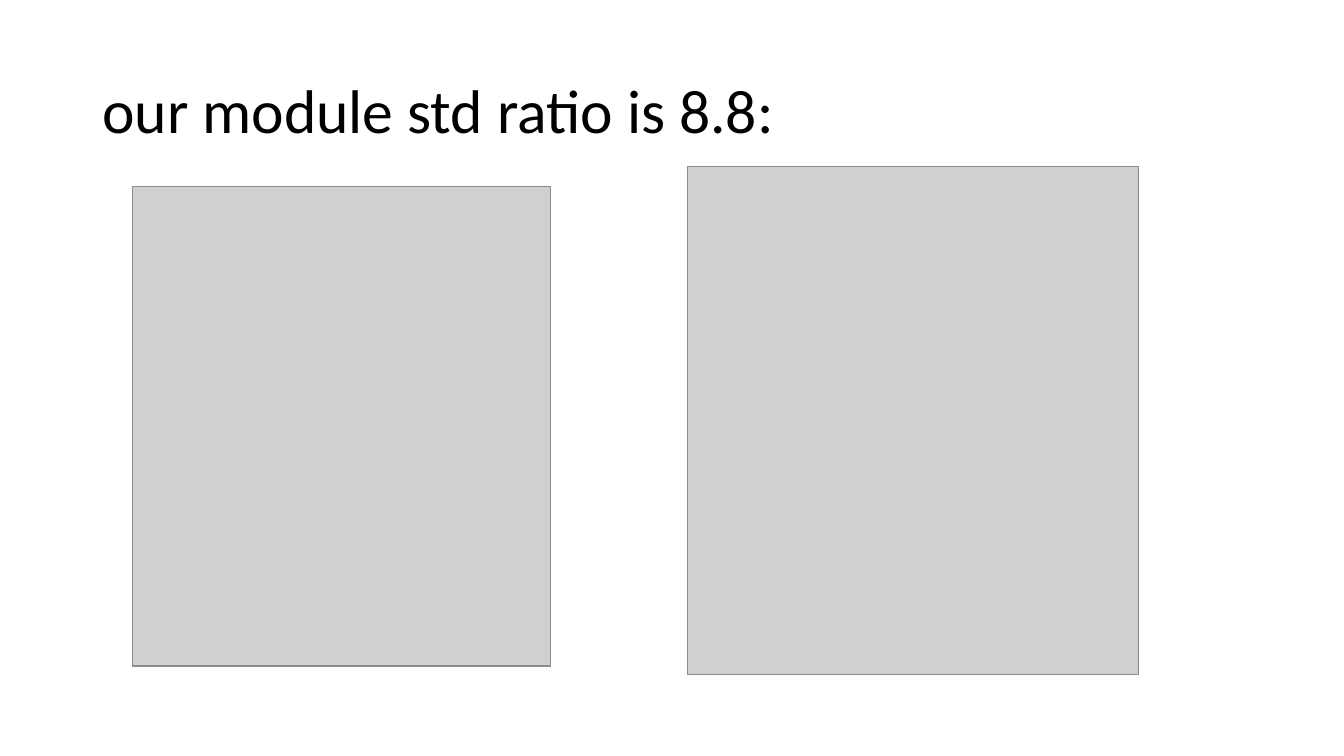
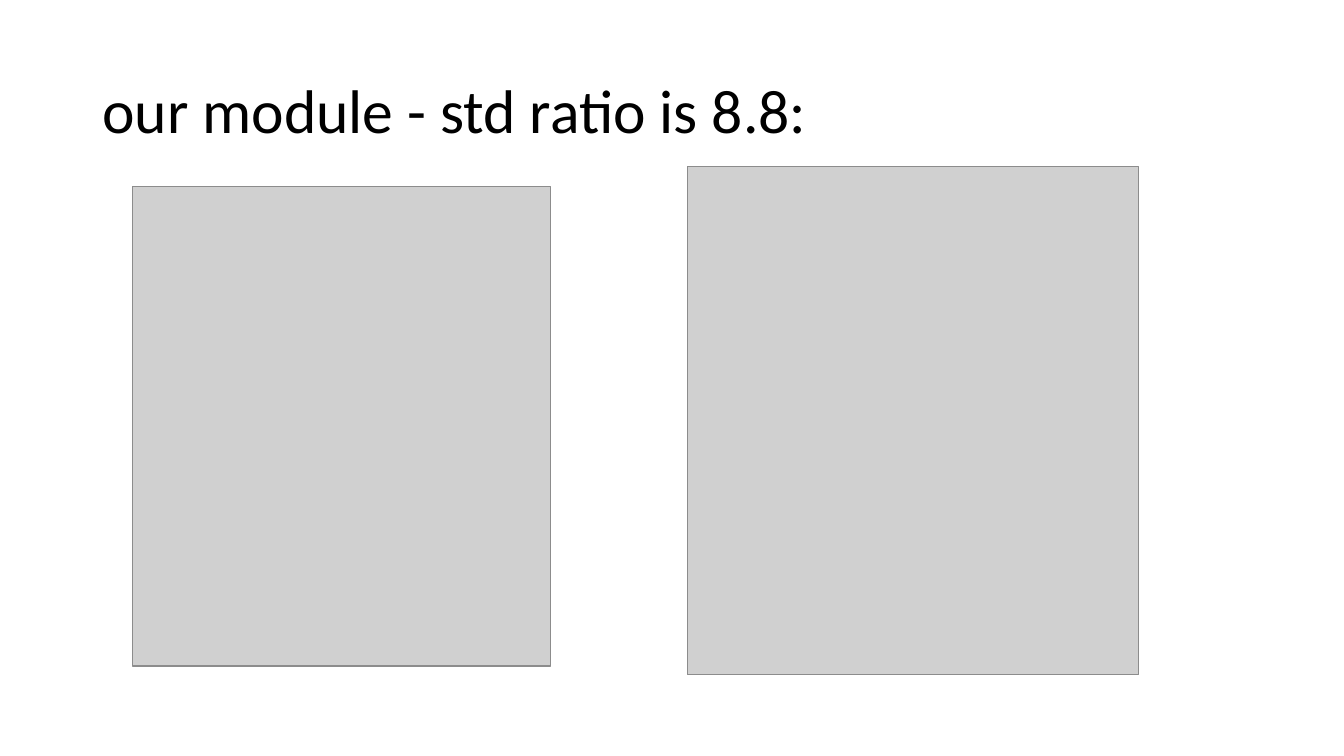
Before and after one commit to lisrael1/quants, a slide deck: slide 8 of code/results/detecting output dist/tail odds at U vs N.pptx (slide 6 before the commit). Drawn at 1344x756 pixels with LibreOffice and Linux fonts; fonts in the diff are those of the drawing; grey boxes stand for pictures. Boxes give left, top, right and bottom in pixels: in the first picture for what was removed or moved away, otherwise in the second. Text is boxed around its words. In the diff, an @@ line names an element or a change of style, - is before the commit and + after.

```diff
--- a/code/results/detecting output dist/tail odds at U vs N.pptx
+++ b/code/results/detecting output dist/tail odds at U vs N.pptx
@@ title at (102,90,806,134): text changed @@
-our module std ratio is 8.8:
+our module - std ratio is 8.8:
```
Also in this commit, not shown: 7 other slides changed, 7 slides added, 4 other files.
